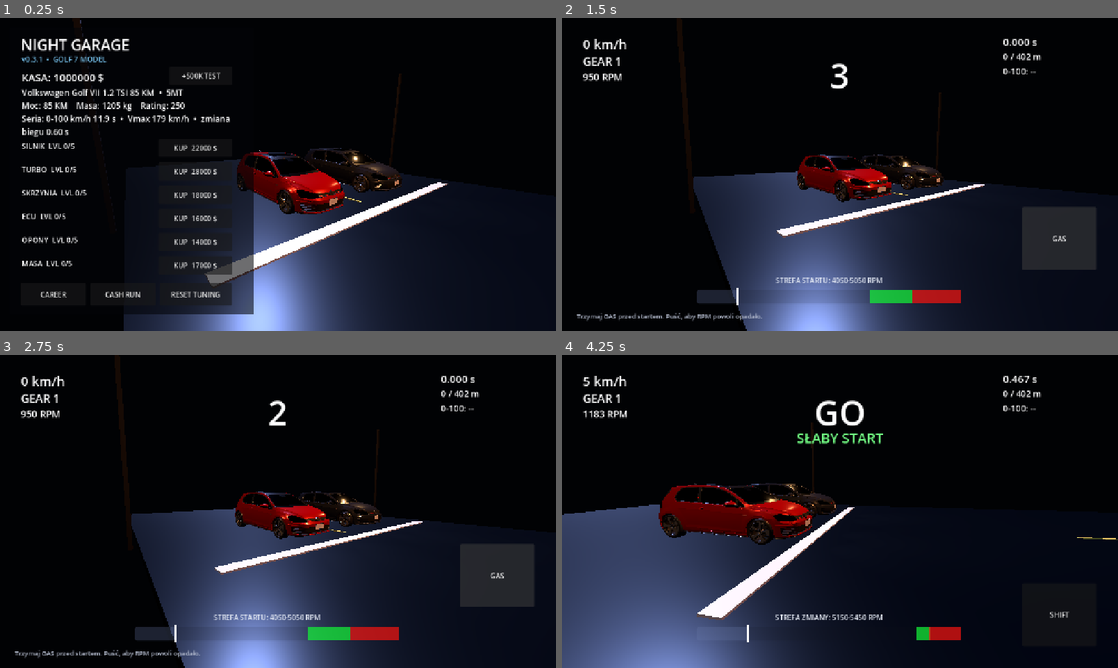
Above: before the commit, frames 1-4 (two rows, left to right).
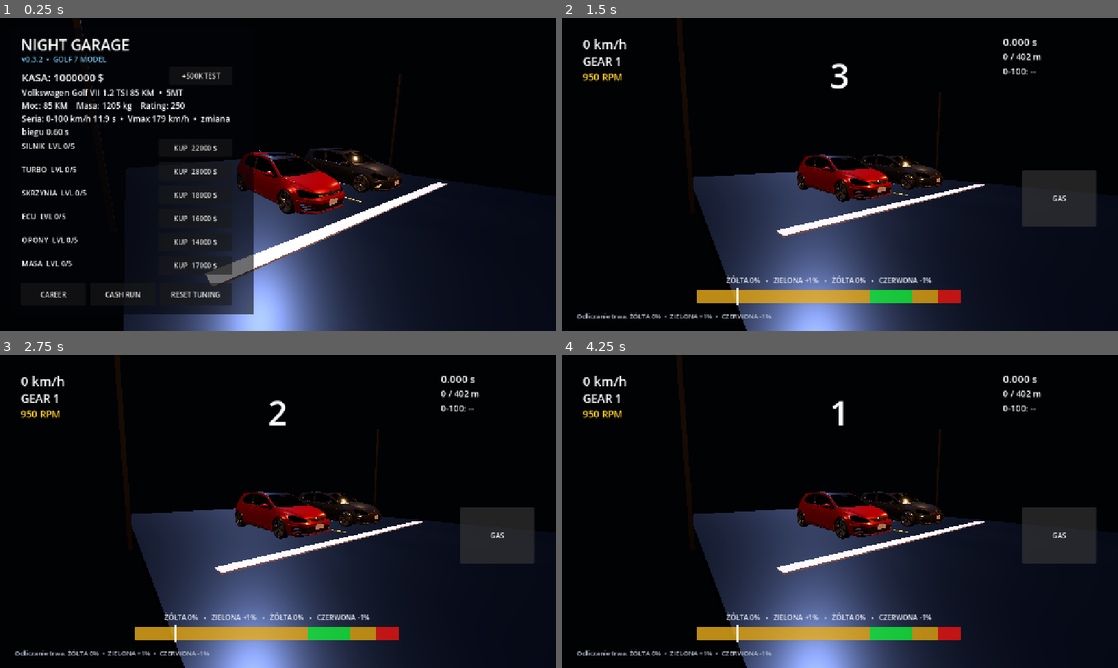
Above: after the commit, the same moments.

Repository: Damianson03/NightGarage
Game: Godot game, scene res://main.tscn
The game is run twice, just before and just after one commit, with the same random seed, the same clock (stepped at 60 frames per second) and the same inputs.
Inputs:
- Up to frame 1 (0.25 s): no input
- Up to frame 2 (1.5 s): click "CAREER" at 0.5 s; click "GAS" at 1.25 s
- Up to frame 3 (2.75 s): click "GAS" at 2 s
- Up to frame 4 (4.25 s): click "GAS" at 2.75 s

The runs differ from the first frame. In frame 1, less than 0.1% of the frame differs, in the area x 7-8%, y 12-15%; in frame 2, 5.7%; in frame 3, 5.7%; in frame 4, 36%, in the area x 0-100%, y 6-100%.

Commit message:
Add timing zones and gas-start countdown v0.3.2 [skip ci]

Diff:
--- a/game/project.godot
+++ b/game/project.godot
@@ -1,4 +1,4 @@
-; Night Garage v0.3.0
+; Night Garage v0.3.2
 config_version=5
 
 [application]
--- a/game/scripts/game_state.gd
+++ b/game/scripts/game_state.gd
@@ -1,6 +1,6 @@
 extends RefCounted
 
-const GAME_VERSION := "v0.3.1"
+const GAME_VERSION := "v0.3.2"
 const SAVE_PATH := "user://night_garage_save.cfg"
 
 # Volkswagen Golf VII 1.2 TSI 85 PS / 5MT baseline.
@@ -13,6 +13,9 @@
 const REV_LIMIT_RPM := 6000.0
 const SHIFT_GREEN_LOW := 5150.0
 const SHIFT_GREEN_HIGH := 5450.0
+const SHIFT_RED_START := 5750.0
+const GREEN_POWER_MULTIPLIER := 1.01
+const RED_POWER_MULTIPLIER := 0.99
 
 const FINAL_DRIVE := 4.06
 const WHEEL_RADIUS_M := 0.31725
@@ -60,6 +63,7 @@
 var upgrades: Array[int] = [0, 0, 0, 0, 0, 0]
 
 var gas_held := false
+var countdown_started := false
 var rpm := IDLE_RPM
 var gear := 1
 var speed_kmh := 0.0
@@ -70,6 +74,7 @@
 var launch_quality := 0.0
 var launch_penalty := 0.0
 var launch_rpm_at_go := 4550.0
+var timing_power_multiplier := 1.0
 
 var shift_message := ""
 var shift_message_time := 0.0
@@ -198,6 +203,7 @@
     screen = Screen.COUNTDOWN
 
     gas_held = false
+    countdown_started = false
     rpm = IDLE_RPM
     gear = 1
     pending_gear = 1
@@ -209,6 +215,7 @@
     launch_quality = 0.0
     launch_penalty = 0.0
     launch_rpm_at_go = 4550.0
+    timing_power_multiplier = 1.0
 
     shift_message = ""
     shift_message_time = 0.0
@@ -245,6 +252,9 @@
 func set_gas(held: bool) -> void:
     gas_held = held
 
+    if held and screen == Screen.COUNTDOWN and not countdown_started:
+        countdown_started = true
+
 
 func green_low() -> float:
     return SHIFT_GREEN_LOW
@@ -254,6 +264,10 @@
     return SHIFT_GREEN_HIGH
 
 
+func red_start() -> float:
+    return SHIFT_RED_START
+
+
 func launch_green_low() -> float:
     return 4050.0 - float(upgrades[4]) * 35.0
 
@@ -262,34 +276,30 @@
     return 5050.0 + float(upgrades[4]) * 55.0
 
 
+func launch_red_start() -> float:
+    return minf(REV_LIMIT_RPM, launch_green_high() + 600.0)
+
+
 func shift() -> void:
     if screen != Screen.RACING:
         return
     if player_finished or shifting or gear >= MAX_GEARS:
         return
 
-    var center := (SHIFT_GREEN_LOW + SHIFT_GREEN_HIGH) * 0.5
-    var half_width := (SHIFT_GREEN_HIGH - SHIFT_GREEN_LOW) * 0.5
-    var diff: float = absf(rpm - center)
-    var extra_delay := 0.0
-
-    if diff <= half_width * 0.35:
-        shift_message = "PERFECT SHIFT"
-        extra_delay = 0.0
-    elif diff <= half_width:
-        shift_message = "GOOD SHIFT"
-        extra_delay = 0.03
-    elif rpm < SHIFT_GREEN_LOW:
-        shift_message = "ZA WCZEŚNIE"
-        extra_delay = 0.12
+    if rpm >= SHIFT_GREEN_LOW and rpm <= SHIFT_GREEN_HIGH:
+        timing_power_multiplier = GREEN_POWER_MULTIPLIER
+        shift_message = "ZIELONY SHIFT  +1% MOCY"
+    elif rpm >= SHIFT_RED_START:
+        timing_power_multiplier = RED_POWER_MULTIPLIER
+        shift_message = "CZERWONY SHIFT  -1% MOCY"
     else:
-        shift_message = "ZA PÓŹNO"
-        extra_delay = 0.15
+        timing_power_multiplier = 1.0
+        shift_message = "ŻÓŁTY SHIFT"
 
     shift_message_time = 0.8
     shifting = true
     pending_gear = gear + 1
-    active_shift_duration = shift_duration() + extra_delay
+    active_shift_duration = shift_duration()
     shift_timer = active_shift_duration
     shift_start_rpm = rpm
 
@@ -333,29 +343,36 @@
         rpm -= fall_rate * dt
 
     rpm = clampf(rpm, IDLE_RPM, REV_LIMIT_RPM + 140.0)
+
+    # The first GAS press starts the countdown permanently. Releasing GAS
+    # can still lower RPM, but it never pauses or resets 3-2-1.
+    if not countdown_started:
+        return
+
     countdown -= dt
 
     if countdown > 0.0:
         return
 
-    var lo := launch_green_low()
-    var hi := launch_green_high()
-    var center := (lo + hi) * 0.5
-    var half_width := (hi - lo) * 0.5
-    var diff: float = absf(rpm - center)
-
-    launch_quality = clampf(1.0 - diff / (half_width * 2.0), 0.0, 1.0)
-    launch_penalty = (1.0 - launch_quality) * 0.30
+    var lo: float = launch_green_low()
+    var hi: float = launch_green_high()
+    var red_from: float = launch_red_start()
+
     launch_rpm_at_go = rpm
-
-    if diff <= half_width * 0.35:
-        shift_message = "PERFECT START"
-    elif rpm >= lo and rpm <= hi:
-        shift_message = "GOOD START"
-    elif launch_quality > 0.45:
-        shift_message = "OK START"
+    launch_penalty = 0.0
+
+    if rpm >= lo and rpm <= hi:
+        launch_quality = 1.0
+        timing_power_multiplier = GREEN_POWER_MULTIPLIER
+        shift_message = "ZIELONY START  +1% MOCY"
+    elif rpm >= red_from:
+        launch_quality = 0.0
+        timing_power_multiplier = RED_POWER_MULTIPLIER
+        shift_message = "CZERWONY START  -1% MOCY"
     else:
-        shift_message = "SŁABY START"
+        launch_quality = 0.5
+        timing_power_multiplier = 1.0
+        shift_message = "ŻÓŁTY START"
 
     shift_message_time = 1.0
     screen = Screen.RACING
@@ -385,7 +402,7 @@
         rpm = calculate_engine_rpm()
 
         var torque := engine_torque_nm(rpm)
-        torque *= horsepower() / BASE_HP
+        torque *= (horsepower() / BASE_HP) * timing_power_multiplier
 
         drive_force = (
             torque
--- a/game/scripts/main.gd
+++ b/game/scripts/main.gd
@@ -36,7 +36,9 @@
 var distance_label: Label
 var zero_to_100_label: Label
 var rpm_bar: ProgressBar
+var rpm_yellow_low_zone: ColorRect
 var rpm_green_zone: ColorRect
+var rpm_yellow_high_zone: ColorRect
 var rpm_red_zone: ColorRect
 var rpm_needle: ColorRect
 var rpm_zone_label: Label
@@ -265,15 +267,29 @@
 
     rpm_bar.modulate = Color(0.62, 0.72, 1.0, 0.42)
 
+    rpm_yellow_low_zone = ColorRect.new()
+    rpm_yellow_low_zone.color = Color(1.0, 0.72, 0.04, 0.70)
+    rpm_yellow_low_zone.position = Vector2(310.0, 625.0)
+    rpm_yellow_low_zone.size = Vector2(10.0, 32.0)
+    rpm_yellow_low_zone.mouse_filter = Control.MOUSE_FILTER_IGNORE
+    race_panel.add_child(rpm_yellow_low_zone)
+
     rpm_green_zone = ColorRect.new()
-    rpm_green_zone.color = Color(0.08, 0.95, 0.22, 0.72)
+    rpm_green_zone.color = Color(0.08, 0.95, 0.22, 0.78)
     rpm_green_zone.position = Vector2(310.0, 625.0)
     rpm_green_zone.size = Vector2(10.0, 32.0)
     rpm_green_zone.mouse_filter = Control.MOUSE_FILTER_IGNORE
     race_panel.add_child(rpm_green_zone)
 
+    rpm_yellow_high_zone = ColorRect.new()
+    rpm_yellow_high_zone.color = Color(1.0, 0.72, 0.04, 0.70)
+    rpm_yellow_high_zone.position = Vector2(310.0, 625.0)
+    rpm_yellow_high_zone.size = Vector2(10.0, 32.0)
+    rpm_yellow_high_zone.mouse_filter = Control.MOUSE_FILTER_IGNORE
+    race_panel.add_child(rpm_yellow_high_zone)
+
     rpm_red_zone = ColorRect.new()
-    rpm_red_zone.color = Color(1.0, 0.08, 0.06, 0.68)
+    rpm_red_zone.color = Color(1.0, 0.08, 0.06, 0.74)
     rpm_red_zone.position = Vector2(850.0, 625.0)
     rpm_red_zone.size = Vector2(70.0, 32.0)
     rpm_red_zone.mouse_filter = Control.MOUSE_FILTER_IGNORE
@@ -294,20 +310,20 @@
 
     gas_button = Button.new()
     gas_button.text = "GAS"
-    gas_button.position = Vector2(1060, 435)
-    gas_button.size = Vector2(170, 145)
+    gas_button.position = Vector2(1060, 350)
+    gas_button.size = Vector2(170, 130)
     gas_button.button_down.connect(_gas_down)
     gas_button.button_up.connect(_gas_up)
     race_panel.add_child(gas_button)
 
     shift_button = Button.new()
     shift_button.text = "SHIFT"
-    shift_button.position = Vector2(1060, 525)
-    shift_button.size = Vector2(170, 145)
+    shift_button.position = Vector2(1060, 535)
+    shift_button.size = Vector2(170, 140)
     shift_button.pressed.connect(_shift_pressed)
     race_panel.add_child(shift_button)
 
-    race_hint = _label("Trzymaj GAS przed startem. Puść, aby RPM powoli opadało.", Vector2(34, 675), 15)
+    race_hint = _label("Naciśnij GAS, aby rozpocząć odliczanie.", Vector2(34, 675), 15)
     race_hint.modulate = Color(0.72, 0.75, 0.82)
     race_panel.add_child(race_hint)
 
@@ -434,17 +450,35 @@
 
         if is_countdown:
             countdown_label.visible = true
-            countdown_label.text = str(maxi(1, int(ceil(minf(float(state.countdown), 3.0)))))
+
+            if state.countdown_started:
+                countdown_label.text = str(maxi(1, int(ceil(minf(float(state.countdown), 3.0)))))
+                race_hint.text = "Odliczanie trwa. ŻÓŁTA 0%  •  ZIELONA +1%  •  CZERWONA -1%"
+            else:
+                countdown_label.text = "GAS"
+                race_hint.text = "Naciśnij GAS, aby rozpocząć 3-2-1. Pierwszego odliczania nie da się zatrzymać."
         else:
             countdown_label.visible = state.race_time < 0.55
             countdown_label.text = "GO"
 
         shift_label.text = state.shift_message if state.shift_message_time > 0.0 else ""
-        shift_button.disabled = state.screen != GameState.Screen.RACING or state.shifting or state.gear >= GameState.MAX_GEARS
+        shift_button.disabled = (
+            state.screen != GameState.Screen.RACING
+            or state.race_time < 0.45
+            or state.shifting
+            or state.gear >= GameState.MAX_GEARS
+        )
 
 
 func _update_rpm_zones() -> void:
-    if rpm_green_zone == null or rpm_red_zone == null or rpm_needle == null or rpm_zone_label == null:
+    if (
+        rpm_yellow_low_zone == null
+        or rpm_green_zone == null
+        or rpm_yellow_high_zone == null
+        or rpm_red_zone == null
+        or rpm_needle == null
+        or rpm_zone_label == null
+    ):
         return
 
     var meter_x: float = 310.0
@@ -454,41 +488,54 @@
     var meter_max_rpm: float = float(rpm_bar.max_value)
     var zone_low: float = 0.0
     var zone_high: float = 0.0
+    var red_from: float = 0.0
 
     if state.screen == GameState.Screen.COUNTDOWN:
         zone_low = float(state.launch_green_low())
         zone_high = float(state.launch_green_high())
-        rpm_zone_label.text = "STREFA STARTU: %d-%d RPM" % [int(round(zone_low)), int(round(zone_high))]
+        red_from = float(state.launch_red_start())
     else:
         zone_low = float(state.green_low())
         zone_high = float(state.green_high())
-        rpm_zone_label.text = "STREFA ZMIANY: %d-%d RPM" % [int(round(zone_low)), int(round(zone_high))]
+        red_from = float(state.red_start())
 
     zone_low = clampf(zone_low, 0.0, meter_max_rpm)
     zone_high = clampf(zone_high, zone_low, meter_max_rpm)
+    red_from = clampf(red_from, zone_high, meter_max_rpm)
 
     var green_start_ratio: float = zone_low / meter_max_rpm
     var green_end_ratio: float = zone_high / meter_max_rpm
+    var red_start_ratio: float = red_from / meter_max_rpm
+
     var green_x: float = meter_x + meter_width * green_start_ratio
-    var green_width: float = maxf(4.0, meter_width * (green_end_ratio - green_start_ratio))
+    var green_end_x: float = meter_x + meter_width * green_end_ratio
+    var red_x: float = meter_x + meter_width * red_start_ratio
+    var meter_end_x: float = meter_x + meter_width
+
+    rpm_yellow_low_zone.position = Vector2(meter_x, meter_y)
+    rpm_yellow_low_zone.size = Vector2(maxf(4.0, green_x - meter_x), meter_height)
+
     rpm_green_zone.position = Vector2(green_x, meter_y)
-    rpm_green_zone.size = Vector2(green_width, meter_height)
-
-    var red_x: float = meter_x + meter_width * green_end_ratio
-    var red_width: float = maxf(4.0, (meter_x + meter_width) - red_x)
+    rpm_green_zone.size = Vector2(maxf(4.0, green_end_x - green_x), meter_height)
+
+    rpm_yellow_high_zone.position = Vector2(green_end_x, meter_y)
+    rpm_yellow_high_zone.size = Vector2(maxf(4.0, red_x - green_end_x), meter_height)
+
     rpm_red_zone.position = Vector2(red_x, meter_y)
-    rpm_red_zone.size = Vector2(red_width, meter_height)
+    rpm_red_zone.size = Vector2(maxf(4.0, meter_end_x - red_x), meter_height)
 
     var rpm_ratio: float = clampf(float(state.rpm) / meter_max_rpm, 0.0, 1.0)
     var needle_x: float = meter_x + meter_width * rpm_ratio
     rpm_needle.position = Vector2(needle_x - 2.5, meter_y - 5.0)
 
+    rpm_zone_label.text = "ŻÓŁTA 0%   •   ZIELONA +1%   •   ŻÓŁTA 0%   •   CZERWONA -1%"
+
     if state.rpm >= zone_low and state.rpm <= zone_high:
         rpm_label.modulate = Color(0.20, 1.0, 0.28)
-    elif state.rpm > zone_high:
+    elif state.rpm >= red_from:
         rpm_label.modulate = Color(1.0, 0.18, 0.12)
     else:
-        rpm_label.modulate = Color(1.0, 1.0, 1.0)
+        rpm_label.modulate = Color(1.0, 0.82, 0.16)
 
 
 func _update_garage_ui() -> void:
@@ -569,6 +616,11 @@
 
 
 func _shift_pressed() -> void:
+    # Prevent the touch that was holding GAS at launch from immediately
+    # becoming a SHIFT press when the controls swap on screen.
+    if state.screen != GameState.Screen.RACING or state.race_time < 0.45:
+        return
+
     state.shift()
 
 
Not shown, changed: game/export_presets.cfg
